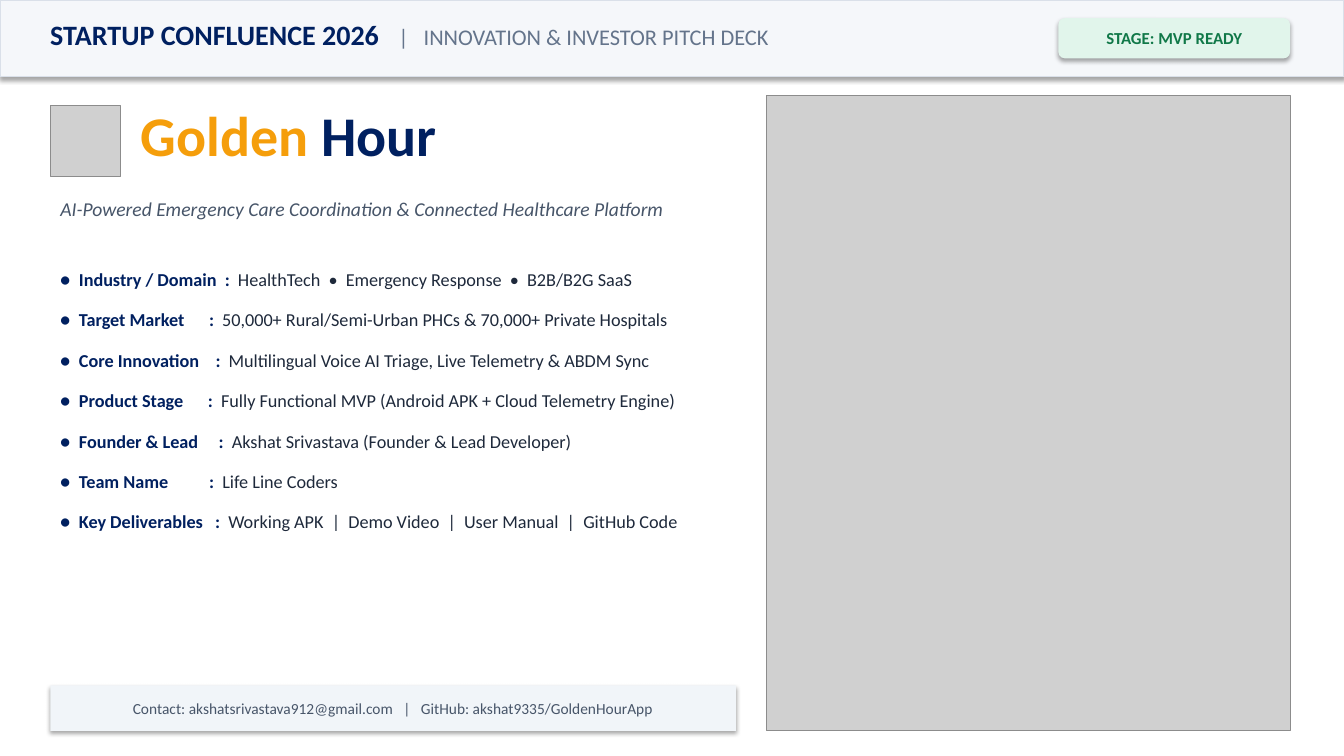
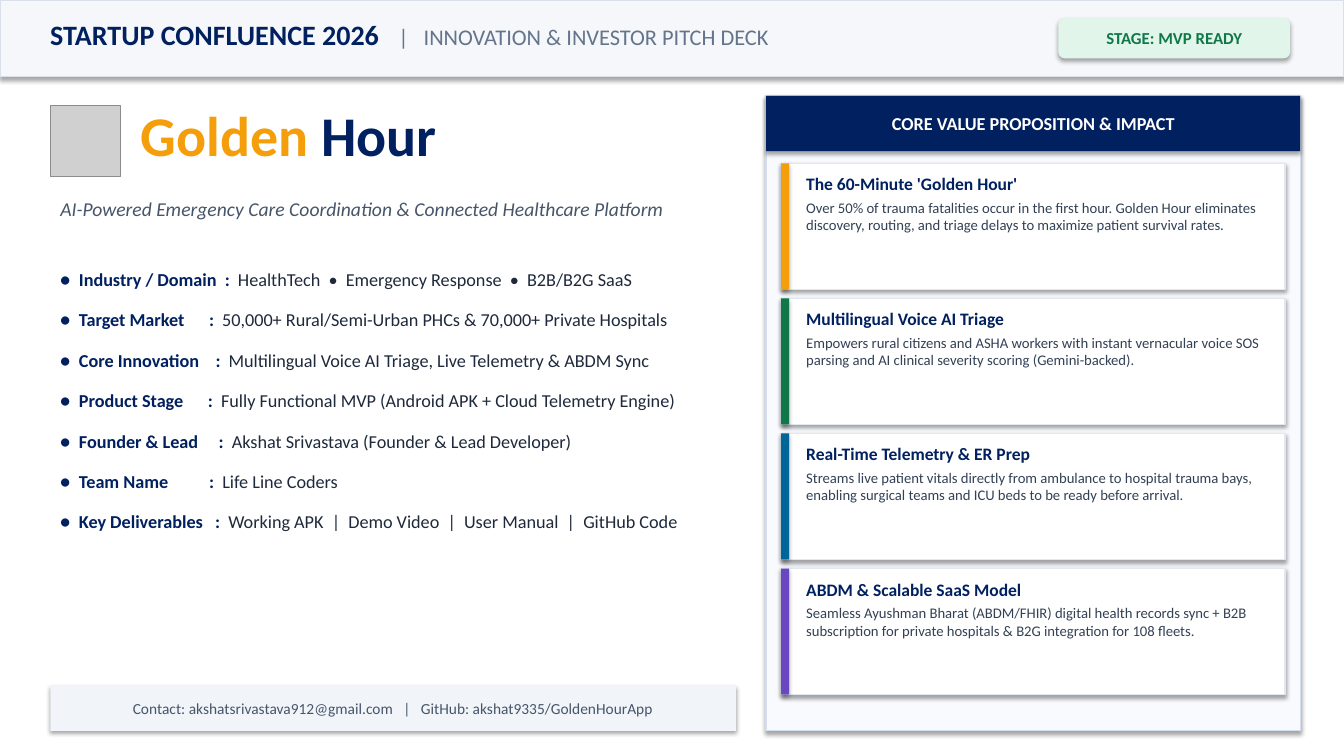
Before and after one commit to akshat9335/GoldenHourApp, a slide deck: slide 1 of Golden_Hour_Startup_PitchDeck.pptx. Drawn at 1344x756 pixels with LibreOffice and Linux fonts; fonts in the diff are those of the drawing; grey boxes stand for pictures. Boxes give left, top, right and bottom in pixels: in the first picture for what was removed or moved away, otherwise in the second. Text is boxed around its words. In the diff, an @@ line names an element or a change of style, - is before the commit and + after.

Commit message:
fix(startup): remove repeated screenshots on cover and purge top-right SIH logos from all slides

```diff
--- a/Golden_Hour_Startup_PitchDeck.pptx
+++ b/Golden_Hour_Startup_PitchDeck.pptx
@@ picture removed at box(766, 96, 1291, 731) @@
@@ rectangle added at box(766, 96, 1301, 731), fill #F8FAFE, outline #D2DEF0 1 pt @@
@@ rectangle added at box(766, 96, 1301, 151), fill #002060, 13 pt, text #FFFFFF, bold @@
+CORE VALUE PROPOSITION & IMPACT
@@ rectangle added at box(781, 163, 1286, 289), fill #FFFFFF, outline #E1E8F2 1 pt @@
@@ rectangle added at box(781, 163, 789, 289), fill #F59E0B @@
@@ text added at box(806, 177, 1256, 233), 10.5 pt, text #334155 @@
+The 60-Minute 'Golden Hour'
+Over 50% of trauma fatalities occur in the first hour. Golden Hour eliminates discovery, routing, and triage delays to maximize patient survival rates.
@@ rectangle added at box(781, 298, 1286, 424), fill #FFFFFF, outline #E1E8F2 1 pt @@
@@ rectangle added at box(781, 298, 789, 424), fill #107848 @@
@@ text added at box(806, 312, 1259, 368), 10.5 pt, text #334155 @@
+Multilingual Voice AI Triage
+Empowers rural citizens and ASHA workers with instant vernacular voice SOS parsing and AI clinical severity scoring (Gemini-backed).
@@ rectangle added at box(781, 434, 1286, 560), fill #FFFFFF, outline #E1E8F2 1 pt @@
@@ rectangle added at box(781, 434, 789, 560), fill #006699 @@
@@ text added at box(806, 447, 1252, 503), 10.5 pt, text #334155 @@
+Real-Time Telemetry & ER Prep
+Streams live patient vitals directly from ambulance to hospital trauma bays, enabling surgical teams and ICU beds to be ready before arrival.
@@ rectangle added at box(781, 569, 1286, 695), fill #FFFFFF, outline #E1E8F2 1 pt @@
@@ rectangle added at box(781, 569, 789, 695), fill #6B46C1 @@
@@ text added at box(806, 583, 1246, 639), 10.5 pt, text #334155 @@
+ABDM & Scalable SaaS Model
+Seamless Ayushman Bharat (ABDM/FHIR) digital health records sync + B2B subscription for private hospitals & B2G integration for 108 fleets.
```
Also in this commit, not shown: 5 other slides changed, 2 other files.
